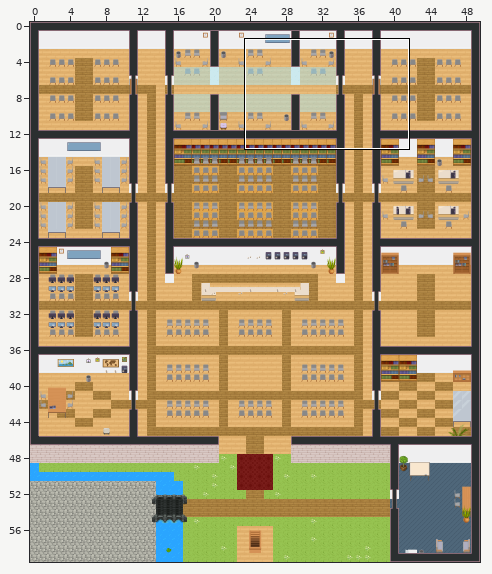
One commit to this Tiled map (JSON): mapExecution.tmj. The first picture is a wide view before the edit; the outline marks the close-up.
Close-up. As it was:
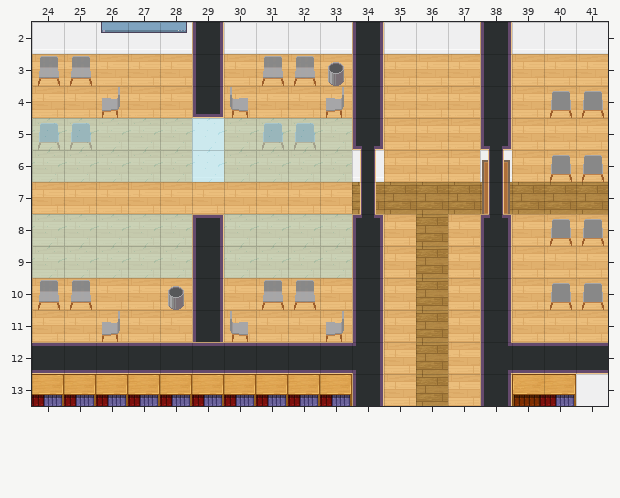
Cells are 32x32 px. Shown: x 24..41, y 2..13. The commit also changed other parts of the map, which this record leaves out. Not drawn, because the pictures are missing: unchanged layers "arrows/Type1", "furniture/furniture2".
Now the later version:
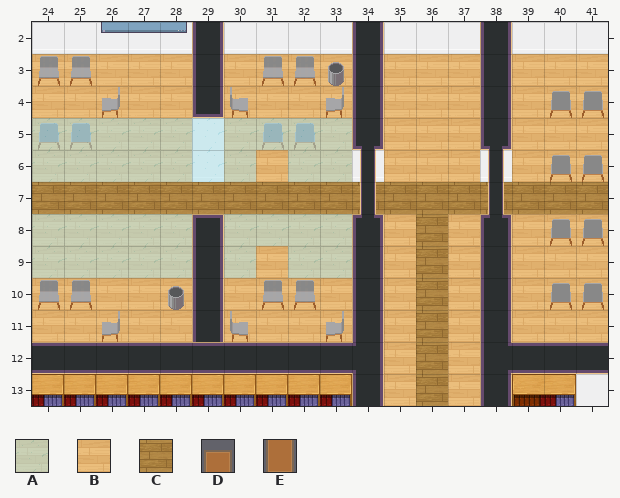
Key: from "WA_Exterior": A 678; from "WA_Room_Builder": B 347, C 375, D 850, E 875.
_ is an empty cell, . an unchanged one.
See-through tiles are keyed as they look on the map.
The exact change:
--- layer "floor/floor1"
@@ x 24..33 @@
- 7 BBBBBBBBBB
+ 7 CCCCCCCCCC
--- layer "walls/wallsGlass"
@@ x 31..31 @@
- 6 A
+ 6 _
@@ x 31..31 @@
- 9 A
+ 9 _
--- layer "doorsteps/studyRoomOutsideStep" (removed)
@@ x 38..38 @@
- 7 C
+ 7 _
--- layer "door/studyRoomClose" (removed)
@@ x 38..38 @@
- 6 D
- 7 E
+ 6 _
+ 7 _
